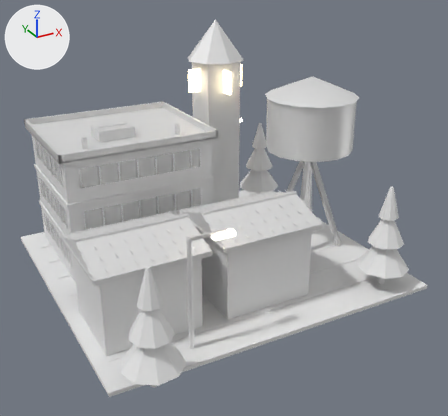
The FBX model Assets/Art/KayseriIsland/Models/Emerald/Phase2/Civic_P2.fbx, before and after one commit.
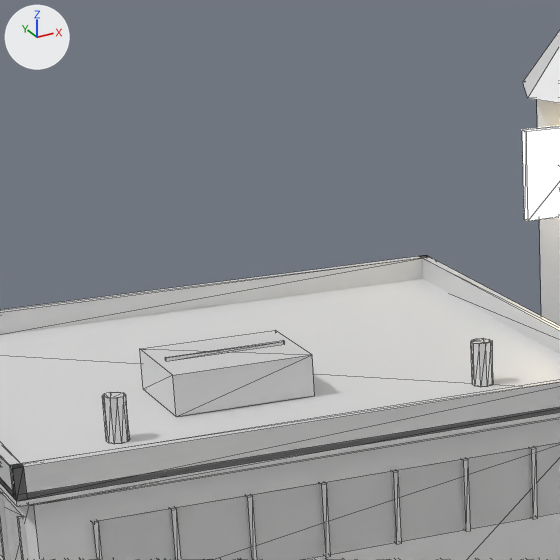
Old and new are each drawn whole from a 50 mm lens placed at (8.77, -71.23, 34.74), pointed at (30.27, -32.13, 15.19) and again close up on the part from 12% to 44% of the width and 9% to 43% of the height. The axes (+X, +Y, +Z) are drawn at upper left. The lights are the same throughout. The first two pictures are the older version. The close-ups show mesh edges as thin lines. Where no turn or scale is listed for an object, it has been applied to the vertices. Vertices at exactly the same position are counted once.

Objects in the first close-up: 'Civic.Hall', 'Civic.Tower'.
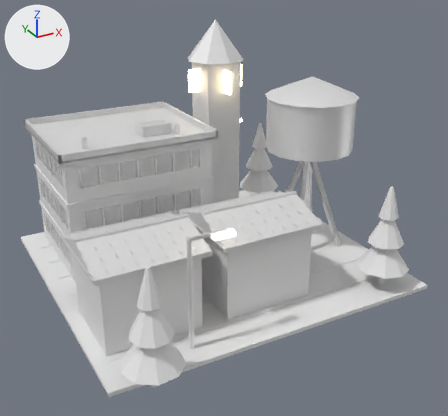
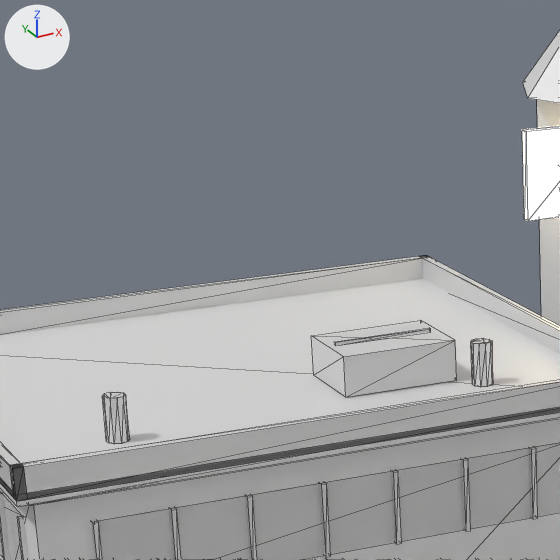
Edits to the scene script, one JSON object a line:
```json
{"block": "me_civic_hall_001", "where": "me_civic_hall_001.from_pydata(...)  # 512 vertices, 792 faces; spans x -6.4..6.4, y -5.4..6.5, z 0.0..11.23"}
{"block": "me_civic_hall_001", "where": "# used by ob_civic_hall; location = (25.0, -23.74, 9.71)"}
{"block": "me_civic_hall_001", "change": "me_civic_hall_001 part 1: the loose piece of 8 vertices spanning x -2.4..0.5, y -2.39..-0.3, z 10.32..11.18 is scaled about its middle by (0.843, 0.843, 1), then moved by (3.18, -0.58, 0.0)"}
{"block": "me_civic_hall_001", "change": "me_civic_hall_001 part 2: the loose piece of 8 vertices spanning x -2.2..0.3, y -1.38..-1.31, z 11.16..11.23 is scaled about its middle by (0.843, 1, 1), then moved by (3.18, -0.58, 0.0)"}
```

Boxes (x1, y1, x2, y2) around the edits, measured in the close-ups (560 x 560 px; the box of a moved part takes in the faces that stretch with it):
```json
{"part": 1, "of": "me_civic_hall_001", "change": "moved or reshaped", "before": [140, 330, 315, 417], "after": [311, 320, 457, 397]}
{"part": 2, "of": "me_civic_hall_001", "change": "moved or reshaped", "before": [165, 340, 285, 361], "after": [334, 328, 431, 345]}
```
